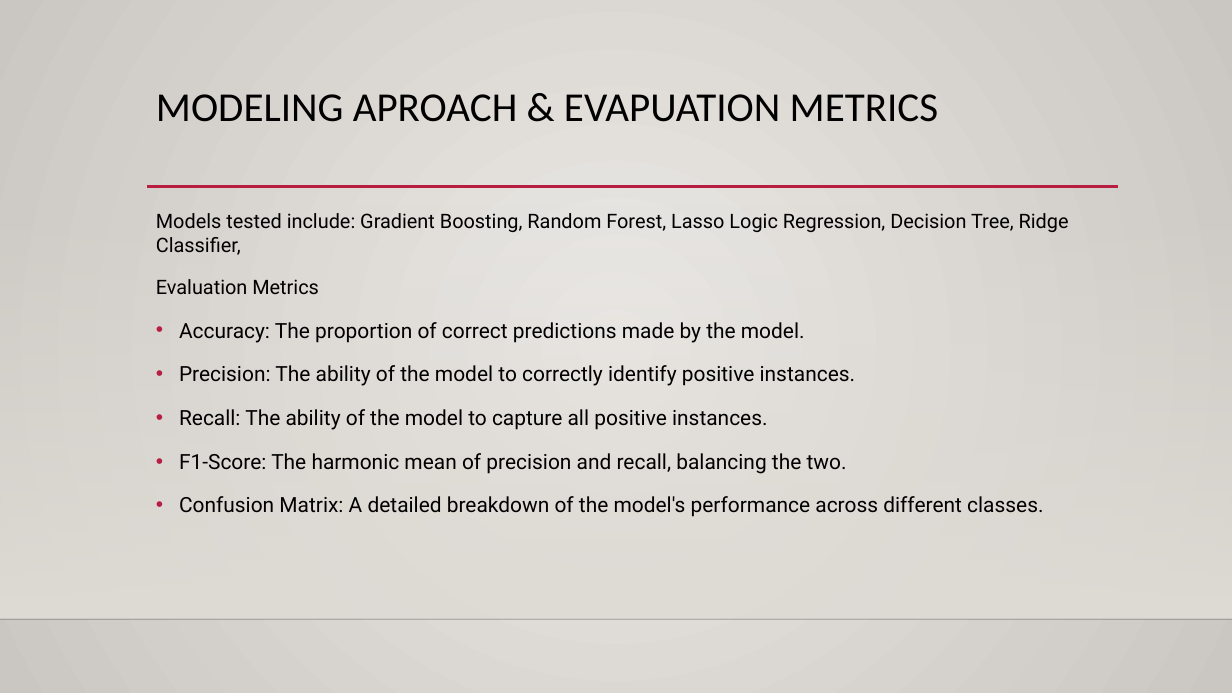
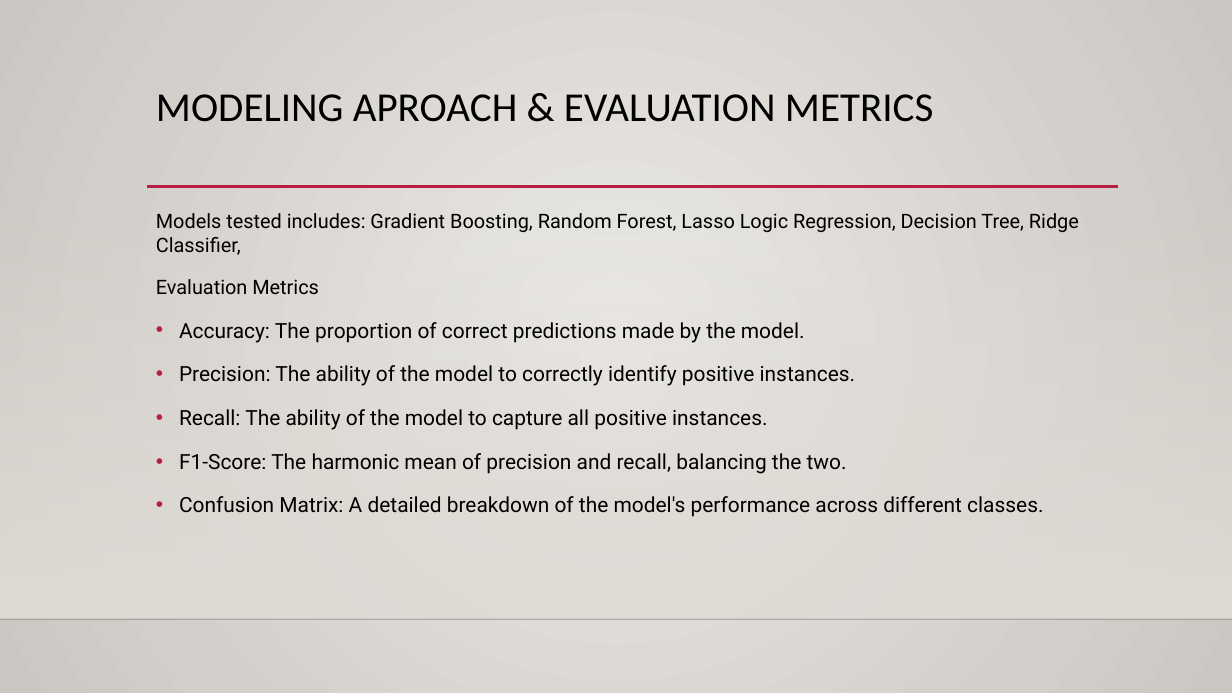
Before and after one commit to djdrjeff/phase3project_KelvinNjenga, a slide deck: slide 9 of Presentation1.pptx. Drawn at 1232x693 pixels with LibreOffice and Linux fonts; fonts in the diff are those of the drawing; background and template pictures are left out. Boxes give left, top, right and bottom in pixels: in the first picture for what was removed or moved away, otherwise in the second. Text is boxed around its words. In the diff, an @@ line names an element or a change of style, - is before the commit and + after.

```diff
--- a/Presentation1.pptx
+++ b/Presentation1.pptx
@@ title at (156,94,934,122): text changed @@
-MODELING APROACH & EVAPUATION METRICS
+MODELING APROACH & EVALUATION METRICS
@@ text at (156,213,1079,255): text changed @@
-Models tested include: Gradient Boosting, Random Forest, Lasso Logic Regression, Decision Tree, Ridge Classifier,
+Models tested includes: Gradient Boosting, Random Forest, Lasso Logic Regression, Decision Tree, Ridge Classifier,
```
